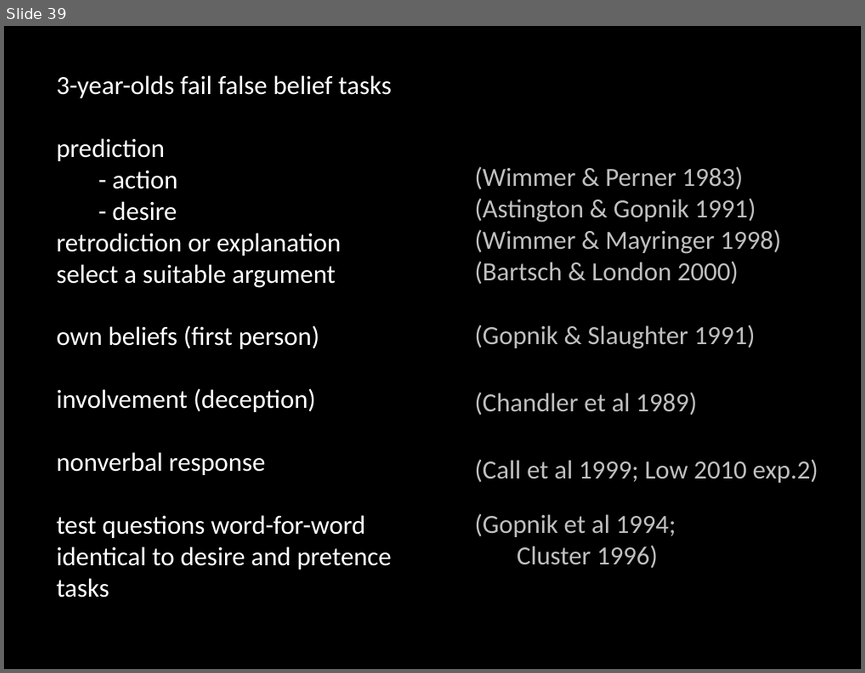
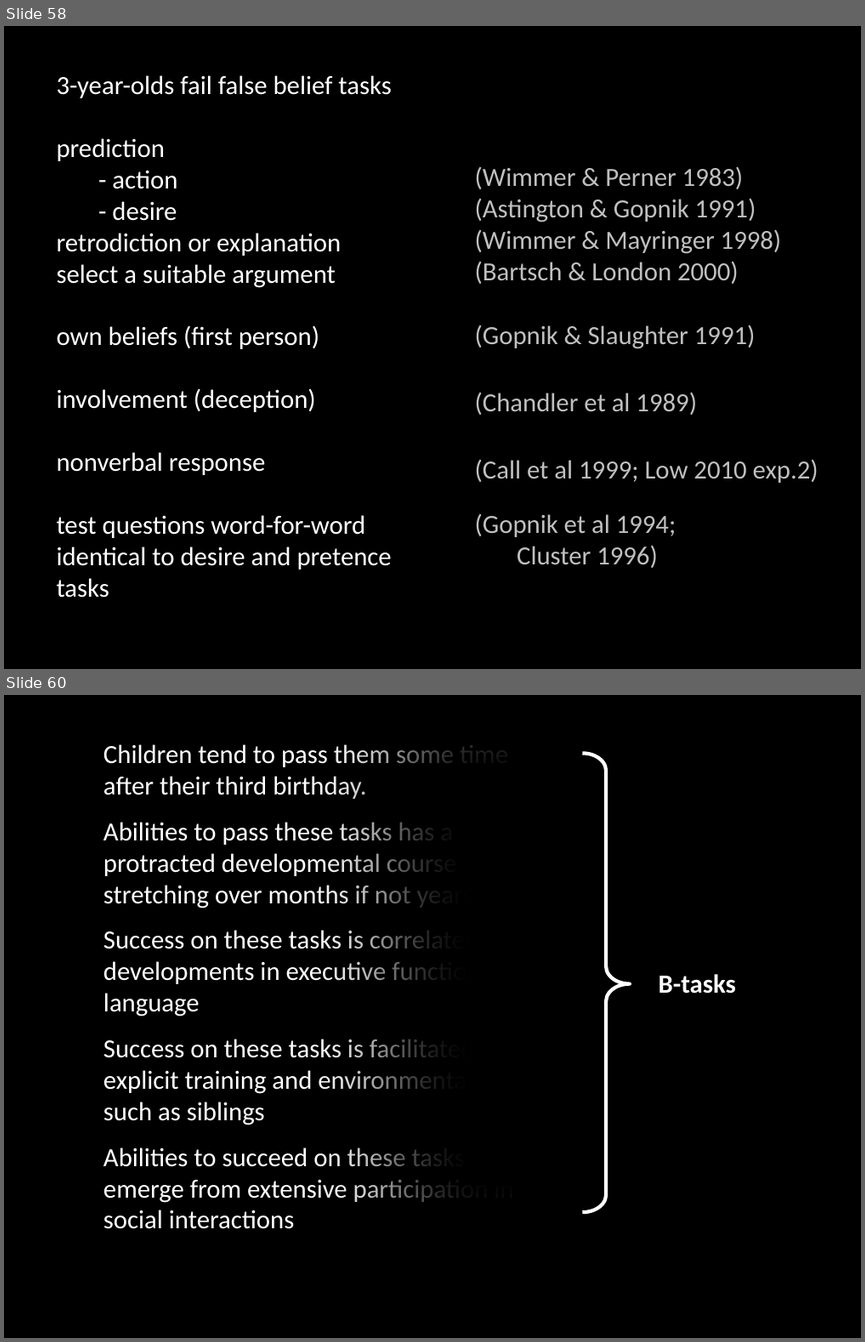
Before and after one commit to butterfill/lecture_mindreading_joint_action_philosophical_tools, a slide deck: lecture01/lecture01.ppt.pptx. Shown one above the other, each under a label of ours: slide 39 before the commit, slides 58 and 60 after it; the slides between them are not shown. The pictures are 865x673 and 865x1342 pixels, drawn with LibreOffice and Linux fonts; fonts in the diff are those of the drawing. Boxes give left, top, right and bottom in pixels: in the first picture for what was removed or moved away, otherwise in the second. Text is boxed around its words. In the diff, an @@ line names an element or a change of style, - is before the commit and + after.

```diff
--- a/lecture01/lecture01.ppt.pptx
+++ b/lecture01/lecture01.ppt.pptx
@@ slide 60 added at [4,695,861,1338], background #000000 @@
@@ text added at [103,744,508,1229], 22 pt, text #FFFFFF @@
+Children tend to pass them some time after their third birthday.
+Abilities to pass these tasks has a protracted developmental course stretching over months if not years.
+Success on these tasks is correlated with developments in executive function and language
+Success on these tasks is facilitated by explicit training and environmental factors such as siblings
+Abilities to succeed on these tasks typically emerge from extensive participation in social interactions
@@ right brace added at [582,754,630,1212], outline #FFFFFF 3 pt @@
@@ text added at [658,974,736,993], 22 pt, text #FFFFFF, bold @@
+B-tasks
@@ what was slide 39 is now slide 58 @@
```
Also in this commit, not shown: 5 slides changed, 30 other slides added, 6 slides removed, 3 other files.
